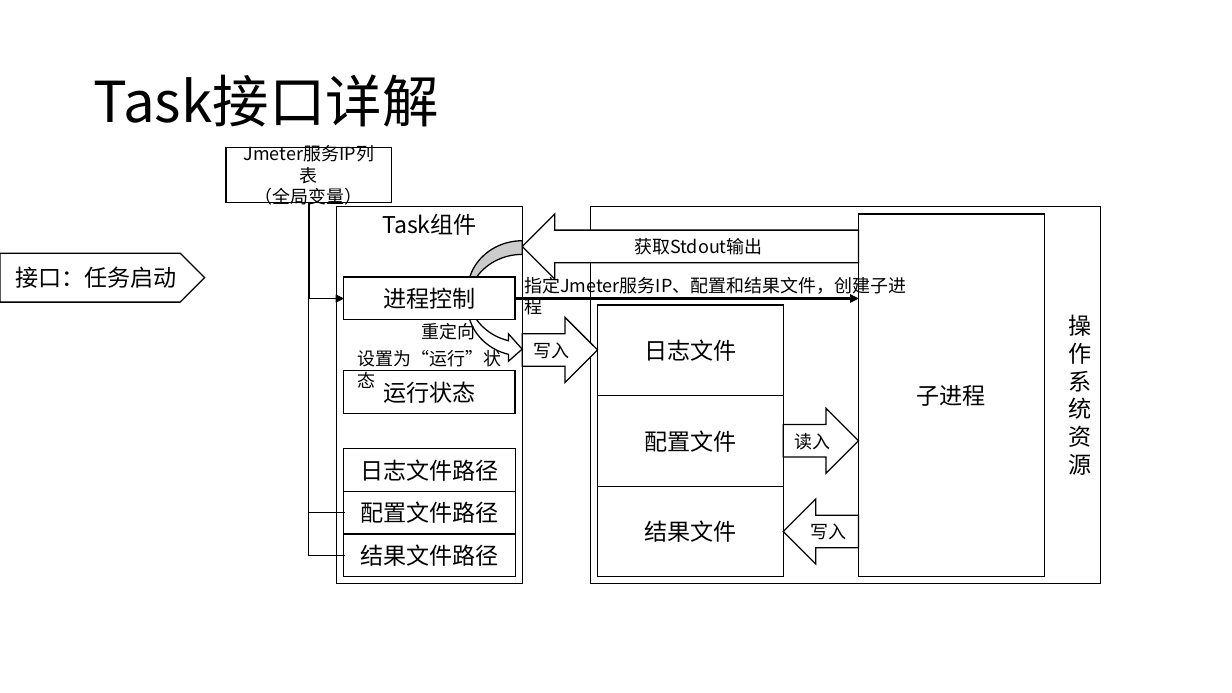
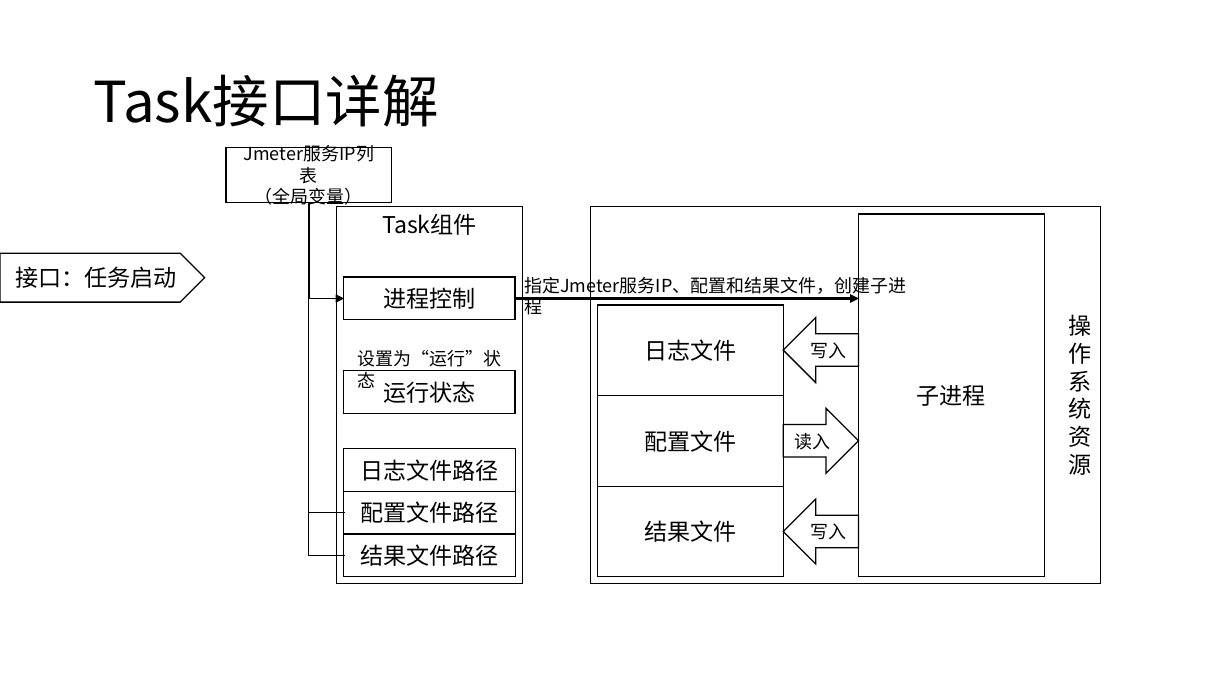
Before and after one commit to WuXiSTC/PressureMeter, a slide deck: slide 15 of 设计图.pptx. Drawn at 1232x693 pixels with LibreOffice and Linux fonts; fonts in the diff are those of the drawing. Boxes give left, top, right and bottom in pixels: in the first picture for what was removed or moved away, otherwise in the second. Text is boxed around its words. In the diff, an @@ line names an element or a change of style, - is before the commit and + after.

```diff
--- a/设计图.pptx
+++ b/设计图.pptx
@@ left arrow removed at (x1=522, y1=213, x2=859, y2=278) @@
-获取Stdout输出
@@ curved right arrow removed at (x1=468, y1=241, x2=522, y2=363) @@
@@ text removed at (x1=422, y1=320, x2=476, y2=340) @@
-重定向
@@ left arrow "写入" moved from (x1=522, y1=318, x2=597, y2=383) to (x1=784, y1=318, x2=859, y2=383) @@
@@ left arrow "写入" at (x1=784, y1=318, x2=859, y2=383): right arrow to left arrow @@
```
Also in this commit, not shown: 3 other slides changed, 1 other file.
